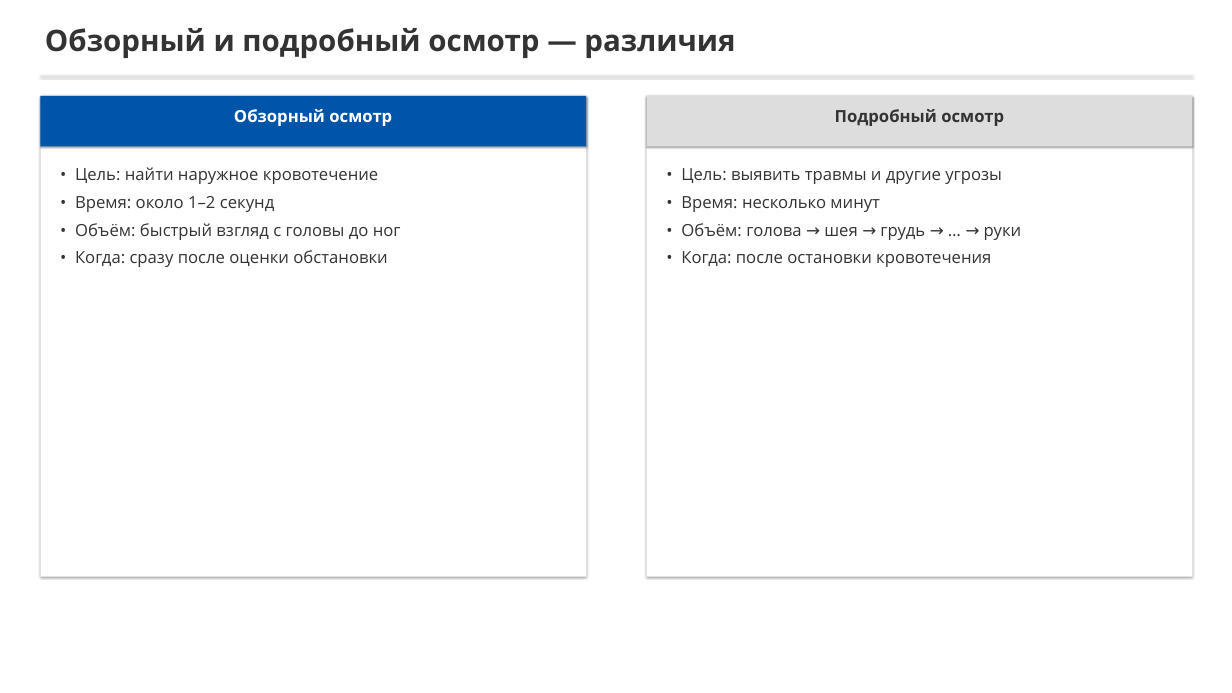
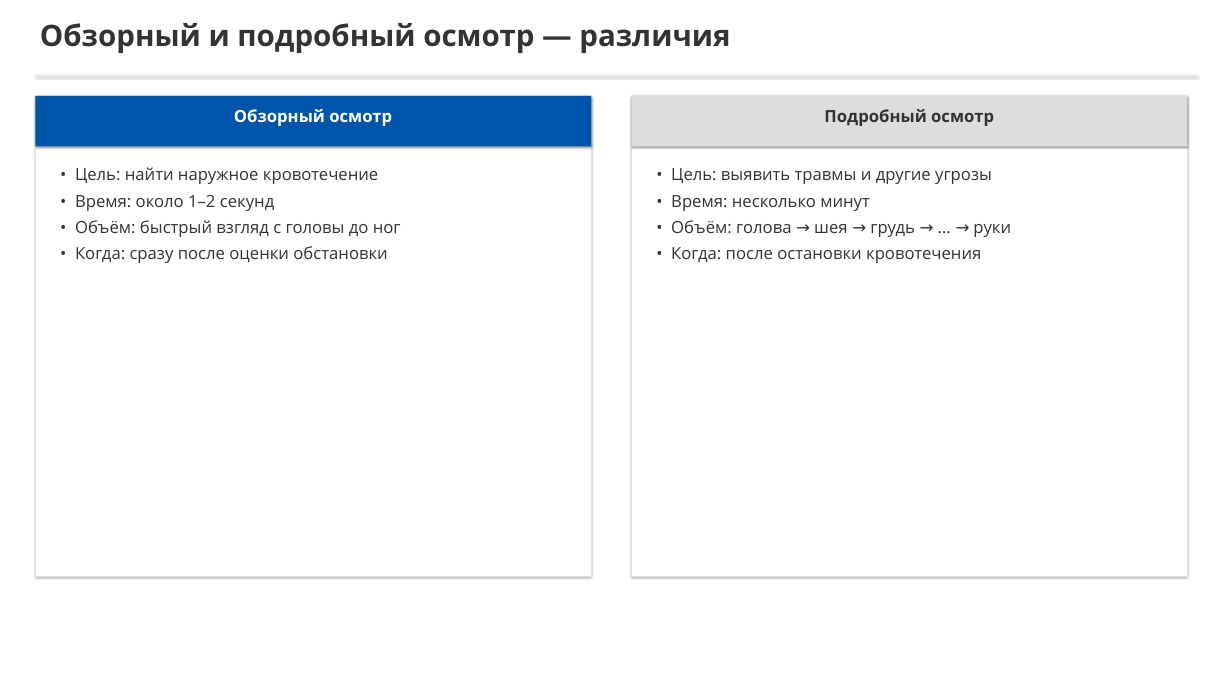
Before and after one commit to lysakalenushka-hash/-, a slide deck: slide 6 of tema2_bleeding/Кровотечение_и_обзорный_осмотр.pptx. Drawn at 1232x693 pixels with LibreOffice and Linux fonts; fonts in the diff are those of the drawing. Boxes give left, top, right and bottom in pixels: in the first picture for what was removed or moved away, otherwise in the second. Text is boxed around its words. In the diff, an @@ line names an element or a change of style, - is before the commit and + after.

```diff
--- a/tema2_bleeding/Кровотечение_и_обзорный_осмотр.pptx
+++ b/tema2_bleeding/Кровотечение_и_обзорный_осмотр.pptx
@@ text "Обзорный и подробный осмотр — ...": place and size @@
-text "Обзорный и подробный осмотр — ..." at (45,28,735,58)
+text "Обзорный и подробный осмотр — ..." at (40,23,730,53)
@@ rectangle: place and size @@
-rectangle at (40,76,1192,77)
+rectangle at (36,76,1197,77)
@@ rectangle: place and size @@
-rectangle at (40,96,586,576)
+rectangle at (36,96,591,576)
@@ rectangle: place and size @@
-rectangle at (40,96,586,146)
+rectangle at (36,96,591,146)
@@ rectangle: place and size @@
-rectangle at (647,96,1192,576)
+rectangle at (631,96,1187,576)
@@ rectangle: place and size @@
-rectangle at (647,96,1192,146)
+rectangle at (631,96,1187,146)
@@ text "Подробный осмотр": place and size @@
-text "Подробный осмотр" at (835,109,1004,126)
+text "Подробный осмотр" at (824,109,994,126)
@@ text "• Цель: найти наружное кровотечение" at (75,167,401,263): less space between paragraphs @@
@@ text "• Цель: выявить травмы и ..." at (671,168,1011,263): less space between paragraphs @@
@@ text "• Цель: выявить травмы и ...": place and size @@
-text "• Цель: выявить травмы и ..." at (681,168,1022,267)
+text "• Цель: выявить травмы и ..." at (671,168,1011,263)
```
Also in this commit, not shown: 4 other slides changed, 4 slides added, 4 slides removed, 7 other files.
